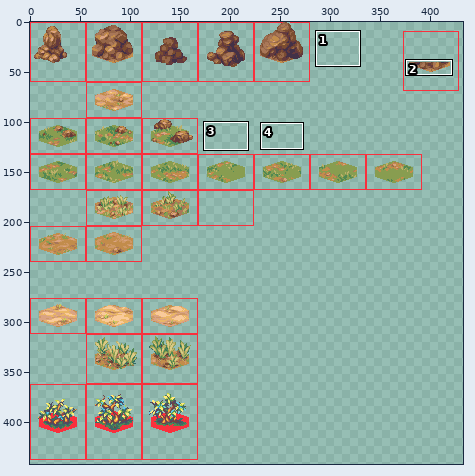
File history of a sprite sheet, public/assets/hex-tile-experiment-tiles.png. The picture above shows the old version from afar; the outline marks the close-up.
Close-up. Before the edit:
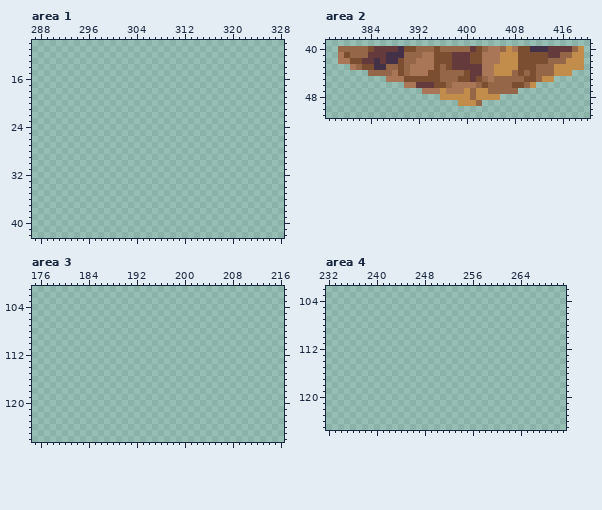
The file is 448x444 pixels. Colours within 5 levels of each other are drawn and written as one. Shown: area 1: x 287..328, y 10..42; area 2: x 377..420, y 39..51; area 3: x 175..216, y 101..126; area 4: x 232..271, y 102..125. The old version is drawn lined up with the new one, on the new canvas. The wide view leaves out empty margins. The commit also changed other parts of the picture, which this record leaves out.
After:
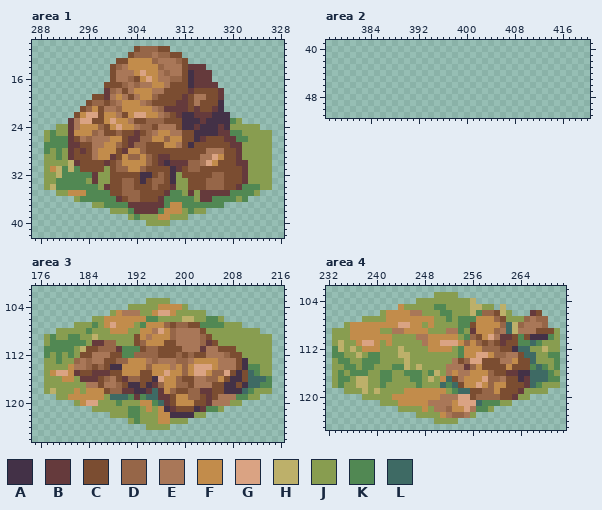
Palette (. is transparent): A #433147  B #653a3c  C #7b4d31  D #966648  E #a97758  F #c28c4b  G #daa383  H #bdb06a  J #889d50  K #518853  L #3e6a64
Edits made:
canvas 448x444 -> 648x444
Changed rows in their new state; - is an unchanged pixel.
Area 1:
first column x 289:
11 ---------------CDDDCC-----------------
12 --------------CDDDEDDCC---------------
13 ------------CCFFFFDEEEDC--------------
14 -----------CDEFFFFFDEEECBBB-----------
15 -----------CEEEFGFFEDEECABBB----------
16 -----------CEEDCFGFEEDDCABBB----------
17 ----------CCCDEDEEFFECCCABBBB---------
18 ----------BDECEFFFEECCCCBCCCCB--------
19 --------CCBEFECEFFDCCCCBCEECCB--------
20 -------CDDCDEFFFEDCCCCBBCECCCA--------
21 ------CDFCEEDFFFFFEDBBBBCBCCBA--------
22 -----CFGGCFFECFGGFFEDCBAABBBAAA-------
23 ----BEGGCCFGFFECCDDDCCCAAABAAAAKJ-----
24 --JJBEFFFDCFGFFEDDCEEECAABAAABAJJJJJ--
25 JKJJBFFFDECCDCCBCDEFFEECCAAAABBKKJJJJJ
26 JKKKBCEDEEEFFCBBDDFFDFFCCABCCCBBKKJJJJ
27 KKKKBBCCEEFFDCBDDCCCFFECACCCCCCBBJJJJJ
28 KJKJBCBCEFFFCBFFDCCCCCCCCCCEEECCBJJJJJ
29 JJKJBCCCEFFBCFDDFDCBBCCCCCEEGFCCBJJJJJ
30 JJJJHBCCCCBCDFFFFDCBABBBDDEGFCCCBBJJJJ
31 JFHKHKCCCCJCDDFFDCCCCABCDDCCCCCCCBJJJJ
32 JJHKKKKKBJJCCCCCAACDCAJCCCCCDDCCCBJJJJ
33 JJKKKKKJBJJCCDDCACDDCAJJCCCDDDCCCBJJJJ
34 JHKKKKKKKJBCCDDCCCDCCBJJCCCDDDCCBKKKJJ
35 --JJFFFKKKKCCDDDCCCCBKKJBJBBBBBKKKKJ--
36 -----JKKKKKKBCDDCCCBKKKKKJBBKKKKJK----
37 --------JJKKKKBBBBBBKFFKKKKKKK--------
38 -----------JJJKBBBBKFFFJKJJ-----------
39 --------------JKJJJFFJJJ--------------
40 -----------------JJJJ-----------------
Area 2:
first column x 379:
40 .........................................
41 .........................................
42 .........................................
43 --.......................................
44 -----..................................--
45 --------............................-----
46 -----------......................--------
47 --------------................-----------
48 -----------------..........--------------
49 --------------------....-----------------
Area 3:
first column x 177:
103 -----------------JJJJ-----------------
104 --------------JJJJJFFFFJ--------------
105 -----------JFEEEJJFGGFJJJJJ-----------
106 --------JJFFFFFFFKKJJJJHHJJKKJ--------
107 -----JJJKJFGFFFJKFFFDCDDCCKKKKJJJ-----
108 --JJJJJKJJJFFFJJFFEGFDEEEECJJJJJJJJJ--
109 JKJJKKJJHJJJJJJCFEFFFDEEEEDCJJJJJJJJJJ
110 JKKKKKKJBBDDJJJCDFFFCCEEEEDBCJJJJJJJJJ
111 KKKKKJHCCDDDBKKKCDDCCCCEEEBEECCCJJJJJJ
112 KJKJKJCCEEECCKKDDDDCCCDCDCCEEEDCCJJJJJ
113 JJKJJDEDEECCDDFFFEDEEEDDEFFFFEEECAJJJJ
114 JJJJFEEDCDCAAFFFFDFFFEFDFGGGFEEECAKKJJ
115 JFGGFBCCBBBCCFFFCCFFGFFDFGGFDDGCACLKJJ
116 JJJFFJBBBCDECBDDCCAGFFDCCEEDDFCAACLLLK
117 JJJJJJJEECEEDCAACABDFFDDCEEECCAACALLKK
118 JHJJJFJFFFCDDBBAABLBFDCCDDBBCCAAALKJJJ
119 --JJFFFFFFJLLLKBKLLBBCFFDDCBCEEEKKJJ--
120 -----JFGGJJJKJJJFFKLBCFFFCCBEEEJJ-----
121 --------JJJJJJKKJFJFABCCCABKKJ--------
122 -----------JJJKKJJJFFAAAAJJ-----------
123 --------------JKJJJFFJJJ--------------
124 -----------------JJJJ-----------------
Area 4:
first column x 233:
103 -----------------JJJJ-----------------
104 --------------JJJJJJJJJH--------------
105 -----------FJJJJJKKJJJJHHJJ-H---------
106 --------JFFFFEEJJJKKJJJHKDDCHJ---BC---
107 -----JJJJFFFFFFFFJJKJKKKFFFDCJJJDEDD--
108 --JFFFFFFFFGGFFJFJJJJKKCFFFFDLHDEEED--
109 JJJFFFFFJJEEFFFFJJJEEKJBFFFDELHEEECCCJ
110 JJJFFFFFFFJJJJEEFFFFFJKDCFGEBBCKCAAAKJ
111 JHJJFGGFJFJJJJJEFFGGGFDFDCDCBCCKKLKJJJ
112 KHJHJFFFJJJHJJJJFFFFJKFFFDDDCCALLJJHJJ
113 KKJJHJKKJJJHHJJJJJJJJKFFGGFDDEECLLJJKK
114 JKKJJKKKJJJJHJJJJJJJECDGGCCCEEFCCLJJJK
115 JJKKJKKJJJKKHJHJJJJEEEBDFCCCCFCCCKLKJK
116 JKJKKKJJKKJJKKKJKHJEFEEFFFDCCBBAALLLKJ
117 JKKJHHJJKKJJJKKJHJFLCEFFFGDDECCABLLLKK
118 JKJJHHJJKJJJJJKJJJLKLCFFGFDFFCCCBLKJJJ
119 --JJJHJHJJJJFFFFFFFJKLLCCDDFCCCBJJJJ--
120 -----JJJJJFFFFFFFFEEEGGCDDDDCCBJJ-----
121 --------JJJFFFFFEEEEFGGGLKKKJJ--------
122 -----------JJJJFJEEDFFGEKKJ-----------
123 --------------JJJJFEDDEJ--------------
124 -----------------JJJJ-----------------
